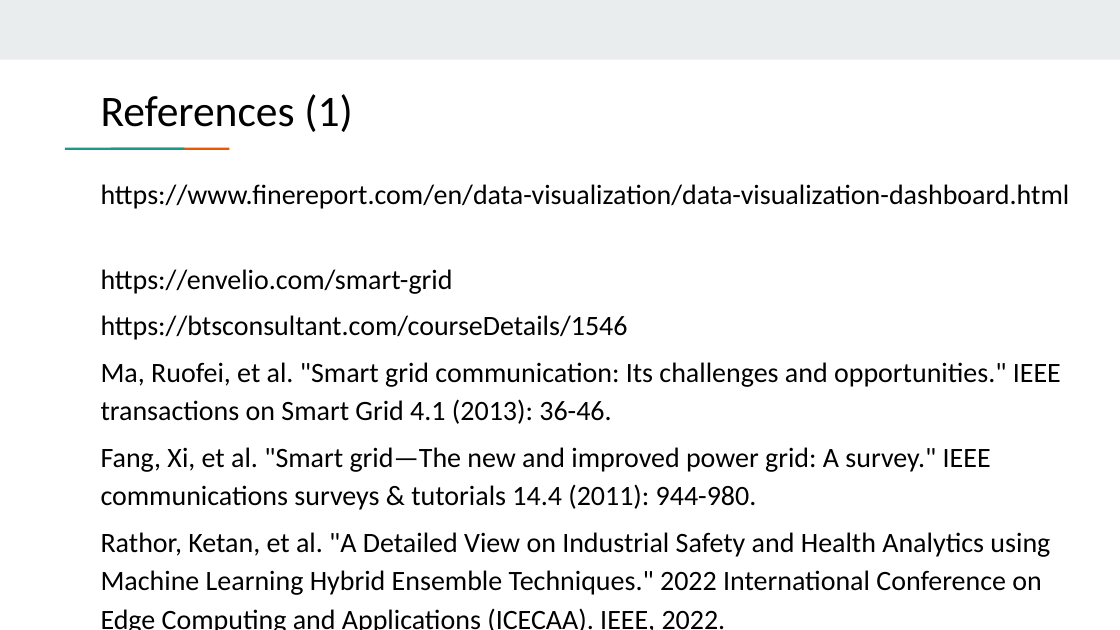
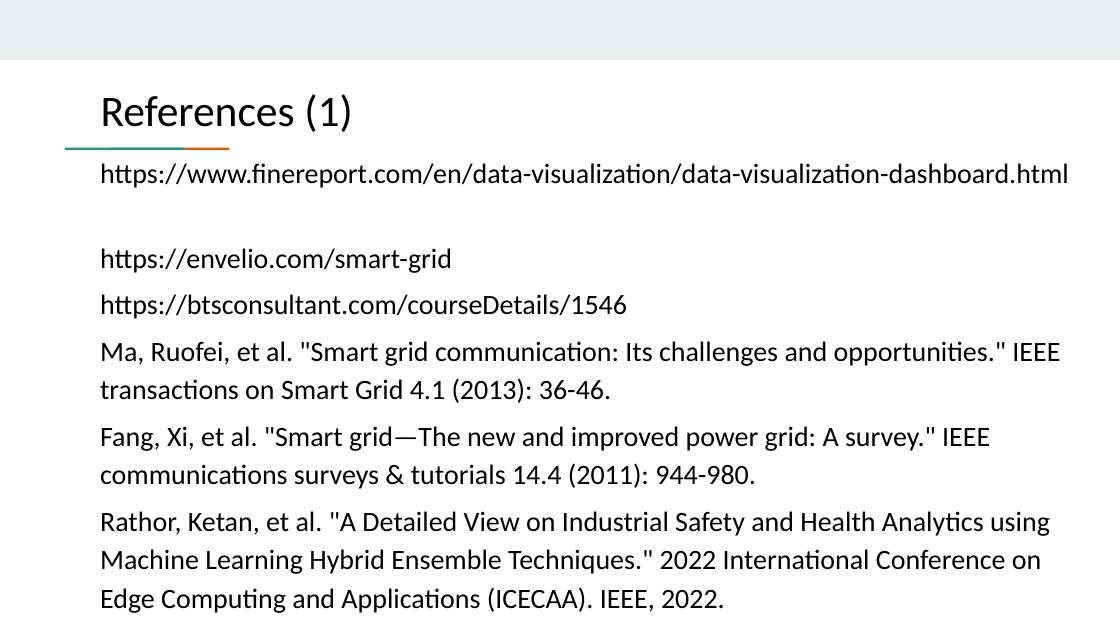
Before and after one commit to huqingyuan314/DS5110-25Summer-Project, a slide deck: slide 14 of Final_Project_ PPT.pptx. Drawn at 1120x630 pixels with LibreOffice and Linux fonts; fonts in the diff are those of the drawing. Boxes give left, top, right and bottom in pixels: in the first picture for what was removed or moved away, otherwise in the second. Text is boxed around its words. In the diff, an @@ line names an element or a change of style, - is before the commit and + after.

```diff
--- a/Final_Project_ PPT.pptx
+++ b/Final_Project_ PPT.pptx
@@ text "https://www.finereport.com/en/data-visualization/data-visual ..." rewrapped from (101, 184, 1070, 630) to (100, 163, 1069, 613) @@
```
Also in this commit, not shown: 1 other slide changed.
